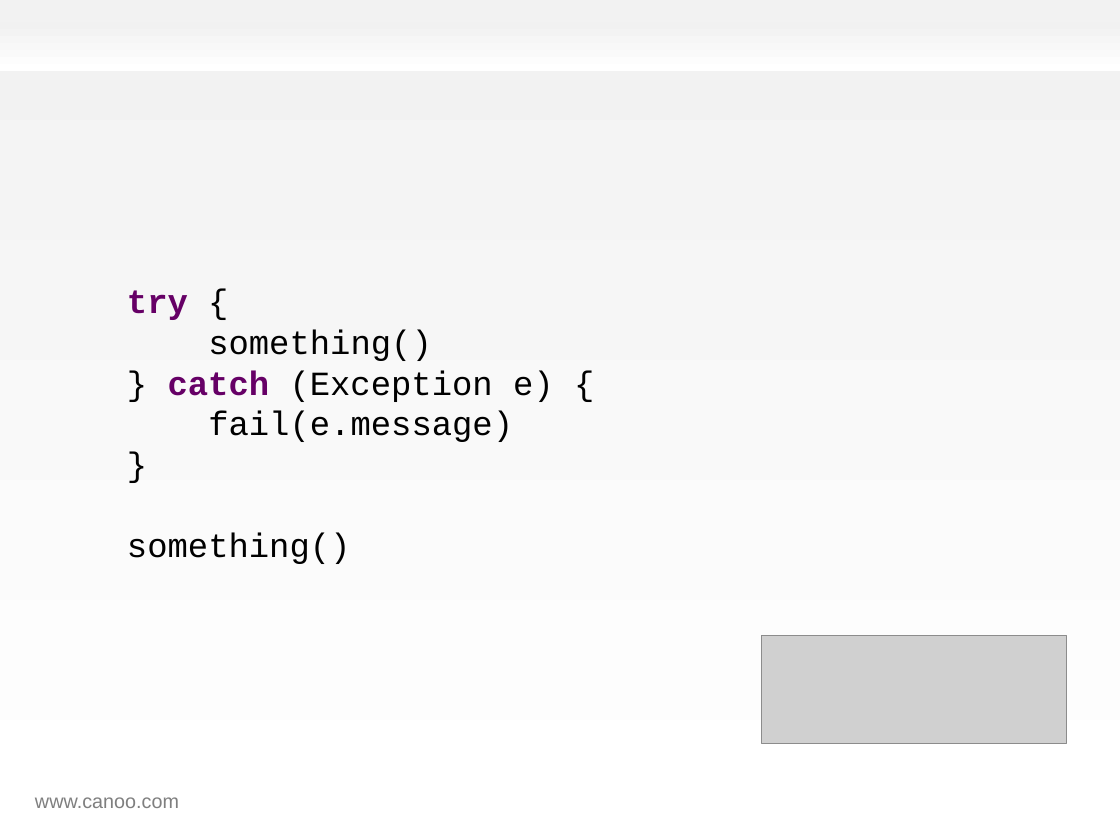
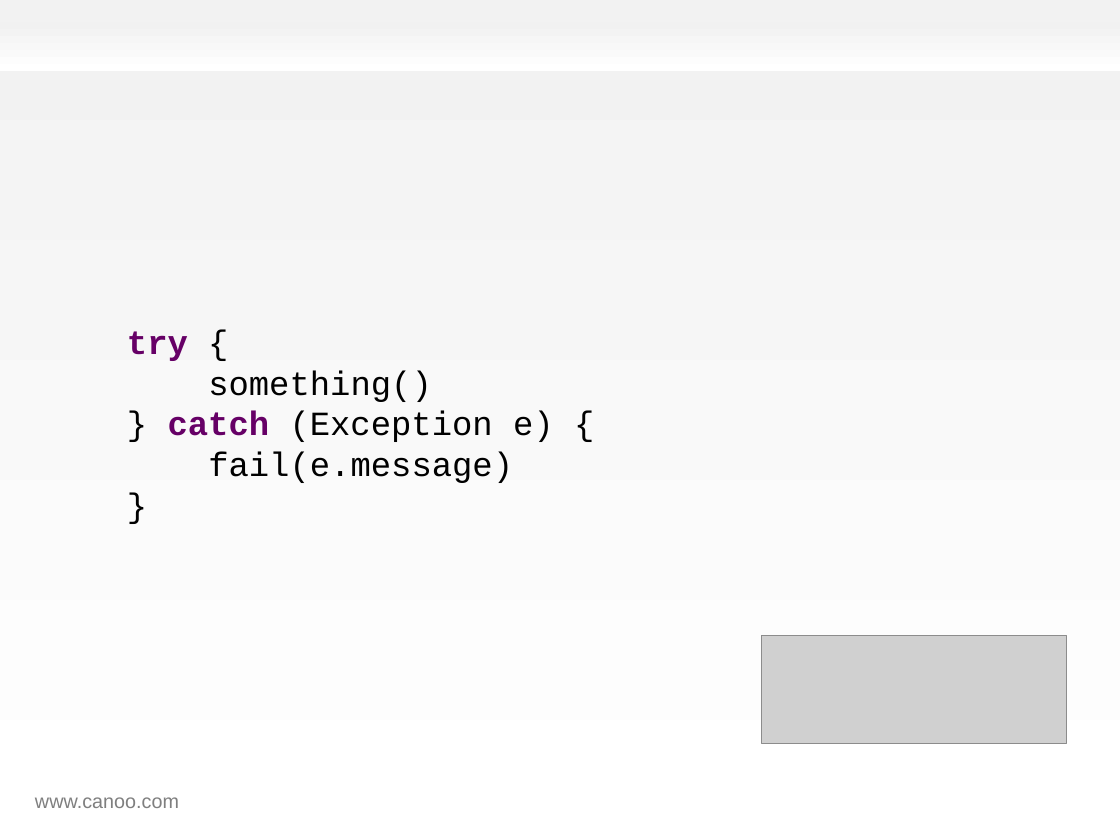
Before and after one commit to HamletDRC/presentations, a slide deck: slide 100 of effectivegroovy/effectivegroovy.odp. Drawn at 1120x840 pixels with LibreOffice and Linux fonts; fonts in the diff are those of the drawing; grey boxes stand for pictures; background and template pictures are left out. Boxes give left, top, right and bottom in pixels: in the first picture for what was removed or moved away, otherwise in the second. Text is boxed around its words. In the diff, an @@ line names an element or a change of style, - is before the commit and + after.

```diff
--- a/effectivegroovy/effectivegroovy.odp
+++ b/effectivegroovy/effectivegroovy.odp
@@ text at box(127, 533, 351, 564): paragraph removed @@
-something()
```
Also in this commit, not shown: 2 other slides changed, 7 slides added, 2 slides removed.
